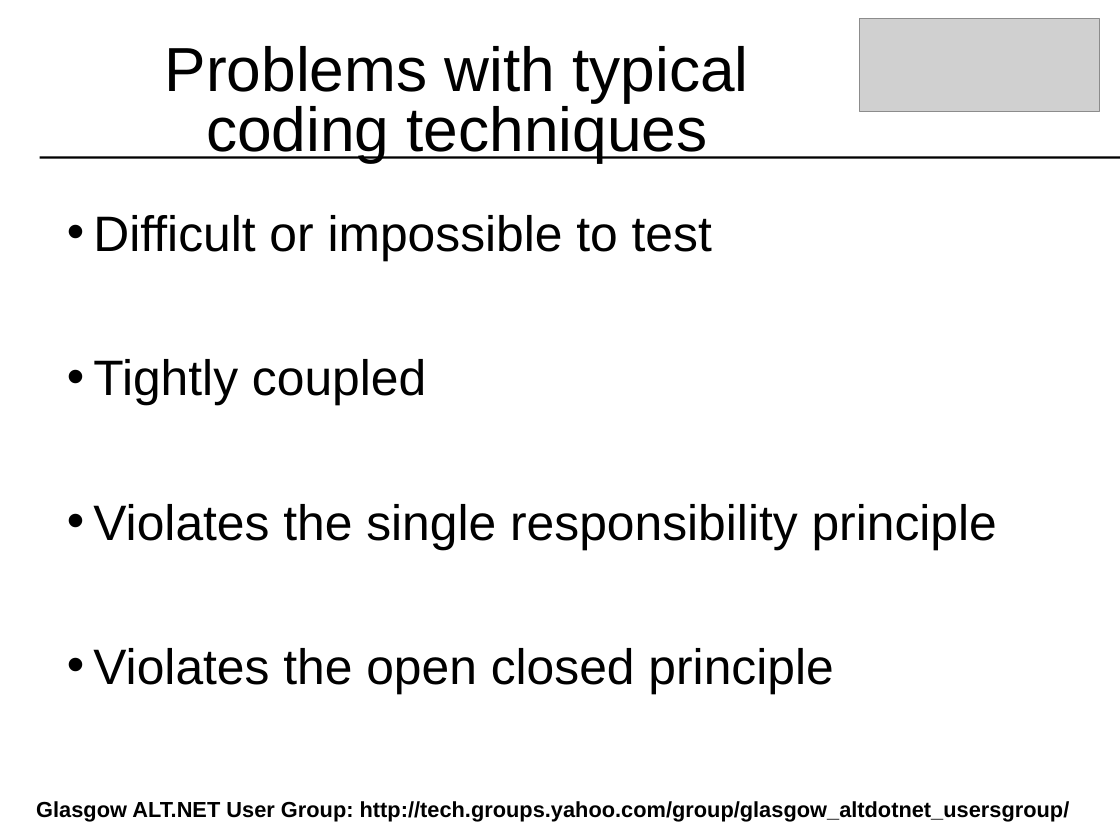
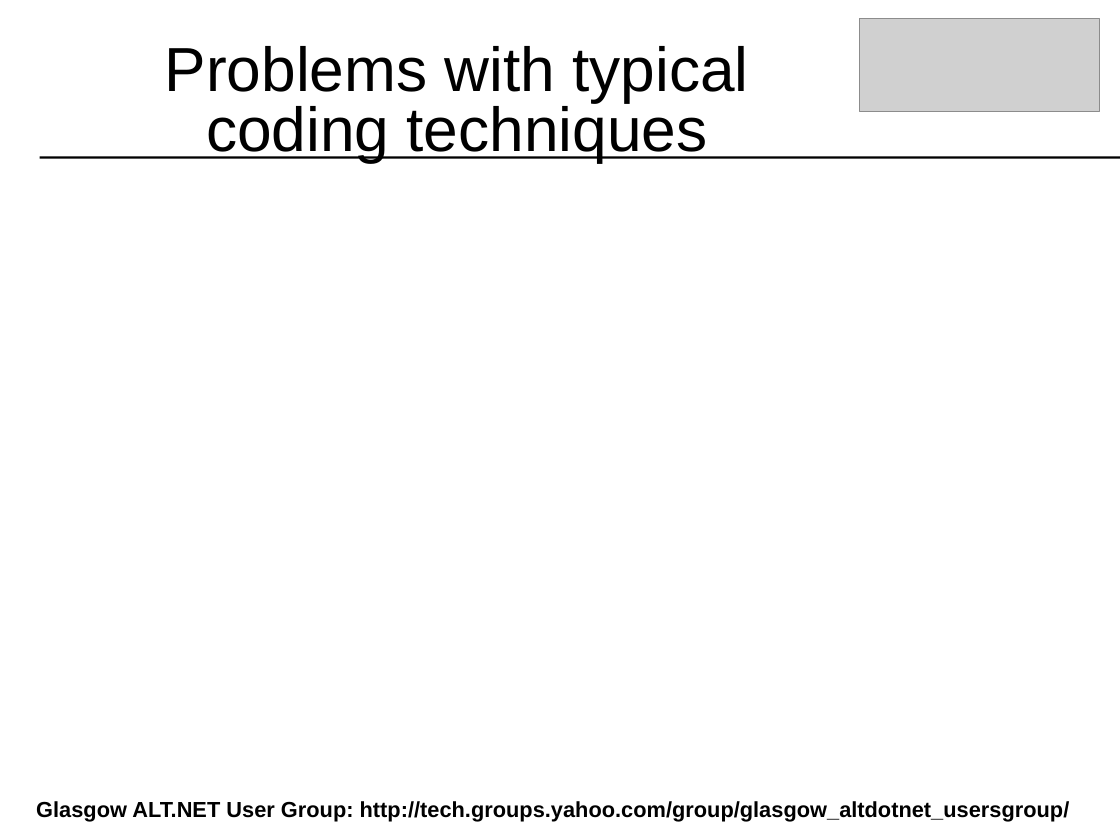
Before and after one commit to craignicol/scotaltdotnet, a slide deck: slide 5 of belfast/IOC-TDD-And Testability.ppt. Drawn at 1120x840 pixels with LibreOffice and Linux fonts; fonts in the diff are those of the drawing; grey boxes stand for pictures; background and template pictures are left out. Boxes give left, top, right and bottom in pixels: in the first picture for what was removed or moved away, otherwise in the second. Text is boxed around its words. In the diff, an @@ line names an element or a change of style, - is before the commit and + after.

```diff
--- a/belfast/IOC-TDD-And Testability.ppt
+++ b/belfast/IOC-TDD-And Testability.ppt
@@ text removed at (93,215,997,695) @@
-• Difficult or impossible to test
-• Tightly coupled
-• Violates the single responsibility principle
-• Violates the open closed principle
```
Also in this commit, not shown: 7 other slides changed, 5 slides added, 7 other files.
